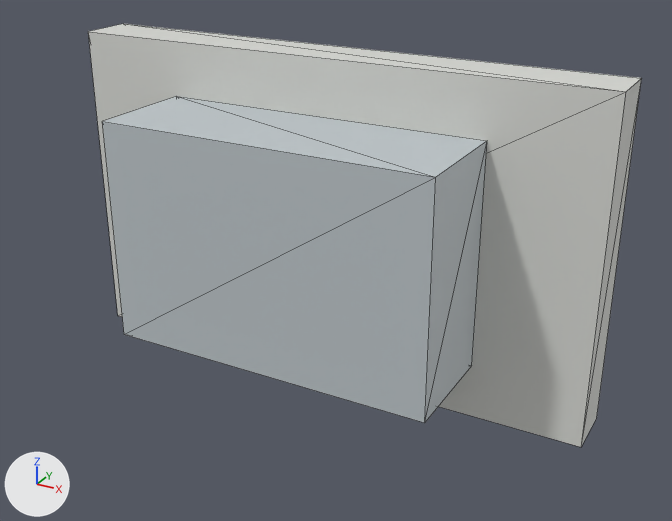
An edit to the glTF model models/city-pack/public_toilet.glb, drawn before and after from the same camera.
Camera for both pictures: a camera (50 mm lens) standing at (3.84, -7.19, 3.05) and looking at (0.38, -0.88, -0.1). The lights are fixed; the arrows at lower left show +X, +Y and +Z. The first picture is the older version. Mesh edges are drawn as thin lines. Where no turn or scale is listed for an object, it has been applied to the vertices.

Names of what the first picture shows: 'g0', 'g1'.
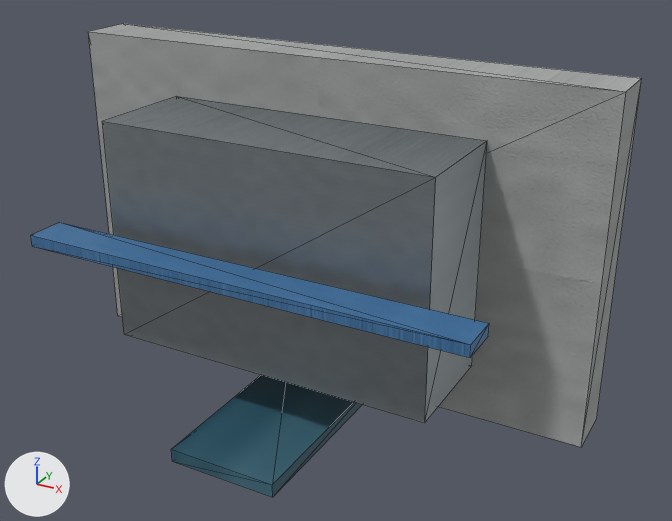
Changed parts and their boxes [x1, y1, x2, y2] in the pictures (672 x 521 px):
'g1', recoloured (darker): [102, 96, 487, 423] in both
'g0', recoloured (darker): [88, 24, 641, 447] in both
'bluepaint', added (blue): after [31, 222, 489, 358]
'darkglass', added (cyan): after [171, 375, 362, 497]

The change in detail:
Picture 'cement_metal_rough.0e60168b89fc.png' (img_cement_metal_rough_0e60168b89fc_png) is new.
Picture 'cement_base.d2ed599c1ae0.png' (img_cement_base_d2ed599c1ae0_png) is new.
Picture 'cement_normal.b79c96571d4c.png' (img_cement_normal_b79c96571d4c_png) is new.
Picture 'steel_metal_rough.928f8bcbe430.png' (img_steel_metal_rough_928f8bcbe430_png) is new.
Picture 'steel_normal.589b96e45df2.png' (img_steel_normal_589b96e45df2_png) is new.
Picture 'steel_base.736cd9371f6f.png' (img_steel_base_736cd9371f6f_png) is new.
Picture 'darkglass_normal.9da807f8f51a.png' (img_darkglass_normal_9da807f8f51a_png) is new.
Picture 'darkglass_base.2814414fd31b.png' (img_darkglass_base_2814414fd31b_png) is new.
Picture 'darkglass_metal_rough.309cfb50b57f.png' (img_darkglass_metal_rough_309cfb50b57f_png) is new.
Picture 'bluepaint_base.df753f10bddd.png' (img_bluepaint_base_df753f10bddd_png) is new.
Picture 'bluepaint_metal_rough.caf26be9e8ae.png' (img_bluepaint_metal_rough_caf26be9e8ae_png) is new.
Picture 'bluepaint_normal.14fbb3029693.png' (img_bluepaint_normal_14fbb3029693_png) is new.
Material 'cement' (mat_cement) is new.
Uses the picture img_cement_base_d2ed599c1ae0_png.
Uses the picture img_cement_metal_rough_0e60168b89fc_png.
Uses the picture img_cement_normal_b79c96571d4c_png.
Material 'steel' (mat_steel) is new.
Uses the picture img_steel_base_736cd9371f6f_png.
Uses the picture img_steel_metal_rough_928f8bcbe430_png.
Uses the picture img_steel_normal_589b96e45df2_png.
Material 'darkglass' (mat_darkglass) is new.
Uses the picture img_darkglass_base_2814414fd31b_png.
Uses the picture img_darkglass_metal_rough_309cfb50b57f_png.
Uses the picture img_darkglass_normal_9da807f8f51a_png.
Material 'bluepaint' (mat_bluepaint) is new.
Uses the picture img_bluepaint_base_df753f10bddd_png.
Uses the picture img_bluepaint_metal_rough_caf26be9e8ae_png.
Uses the picture img_bluepaint_normal_14fbb3029693_png.
me_g0 has 8 vertices, 12 faces and spans x -2.5..2.5, y -0.5..0.0, z -1.5..1.5.
me_g0 is used by ob_g0; location (0.0, 0.0, 0.0).
me_g0 no longer uses material mat_defaultmaterial.
me_g0 part 2: vertex colours changed.
me_g0 gains material mat_cement.
me_g1 has 8 vertices, 12 faces and spans x -1.5..1.5, y -1.5..-0.5, z -1.0..1.0.
me_g1 is used by ob_g1; location (0.0, 0.0, 0.0).
me_g1 no longer uses material mat_defaultmaterial_001.
me_g1 part 1: vertex colours changed.
me_g1 gains material mat_steel.
Mesh me_darkglass is new.
It is a box spanning x -0.5..0.5, y -2.15..-0.25, z -1.64..-1.52.
It uses material mat_darkglass.
Mesh me_bluepaint is new.
It is a box spanning x -2.0..2.0, y -1.98..-1.62, z -0.05..0.05.
It uses material mat_bluepaint.
Object 'darkglass' (ob_darkglass) is new; it shows me_darkglass.
Its location is (0.0, 0.0, 0.0).
Object 'bluepaint' (ob_bluepaint) is new; it shows me_bluepaint.
Its location is (0.0, 0.0, 0.0).
